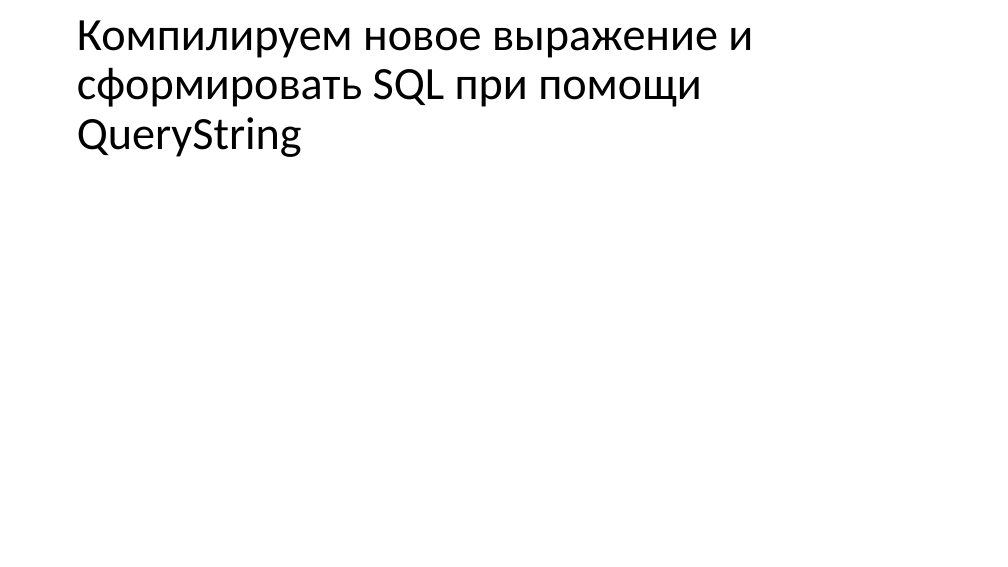
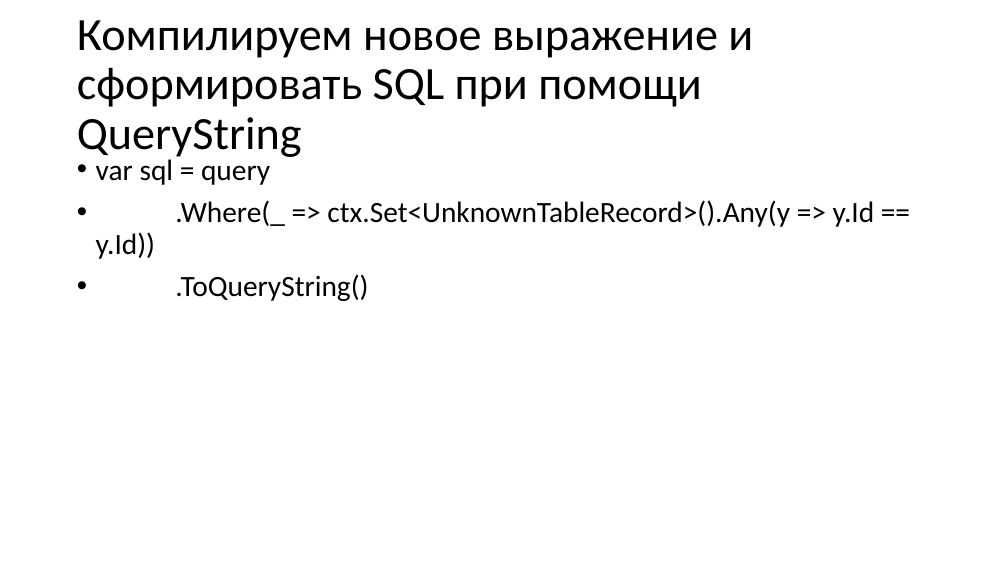
Before and after one commit to Sa1Gur/Expression2Sql, a slide deck: slide 23 of Query2SQL.pptx (slide 22 before the commit). Drawn at 1008x567 pixels with LibreOffice and Linux fonts; fonts in the diff are those of the drawing. Boxes give left, top, right and bottom in pixels: in the first picture for what was removed or moved away, otherwise in the second. Text is boxed around its words. In the diff, an @@ line names an element or a change of style, - is before the commit and + after.

```diff
--- a/Query2SQL.pptx
+++ b/Query2SQL.pptx
@@ text added at bbox=[96, 159, 875, 301], 28 pt, text #000000 @@
+• var sql = query
+• .Where(_ => ctx.Set<UnknownTableRecord>().Any(y => y.Id == y.Id))
+• .ToQueryString()
```
Also in this commit, not shown: 5 other slides changed, 3 slides added, 1 slide removed.
